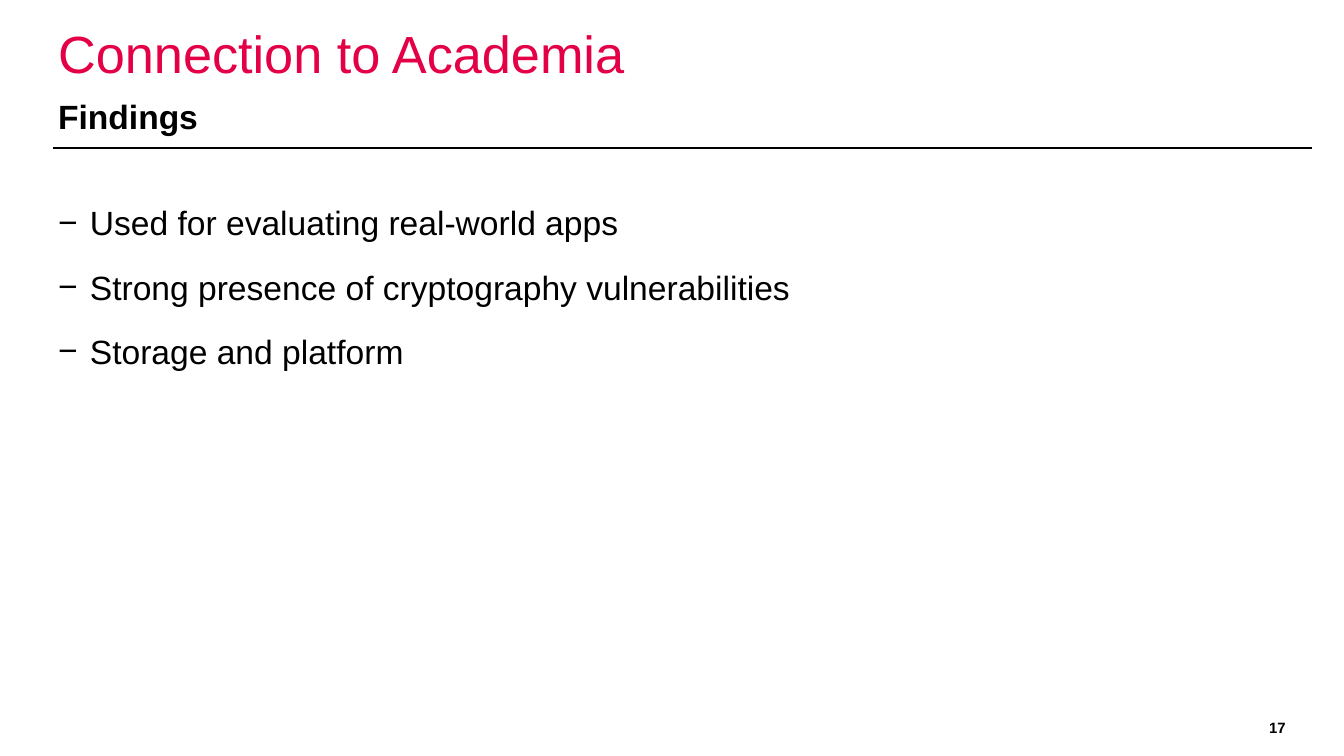
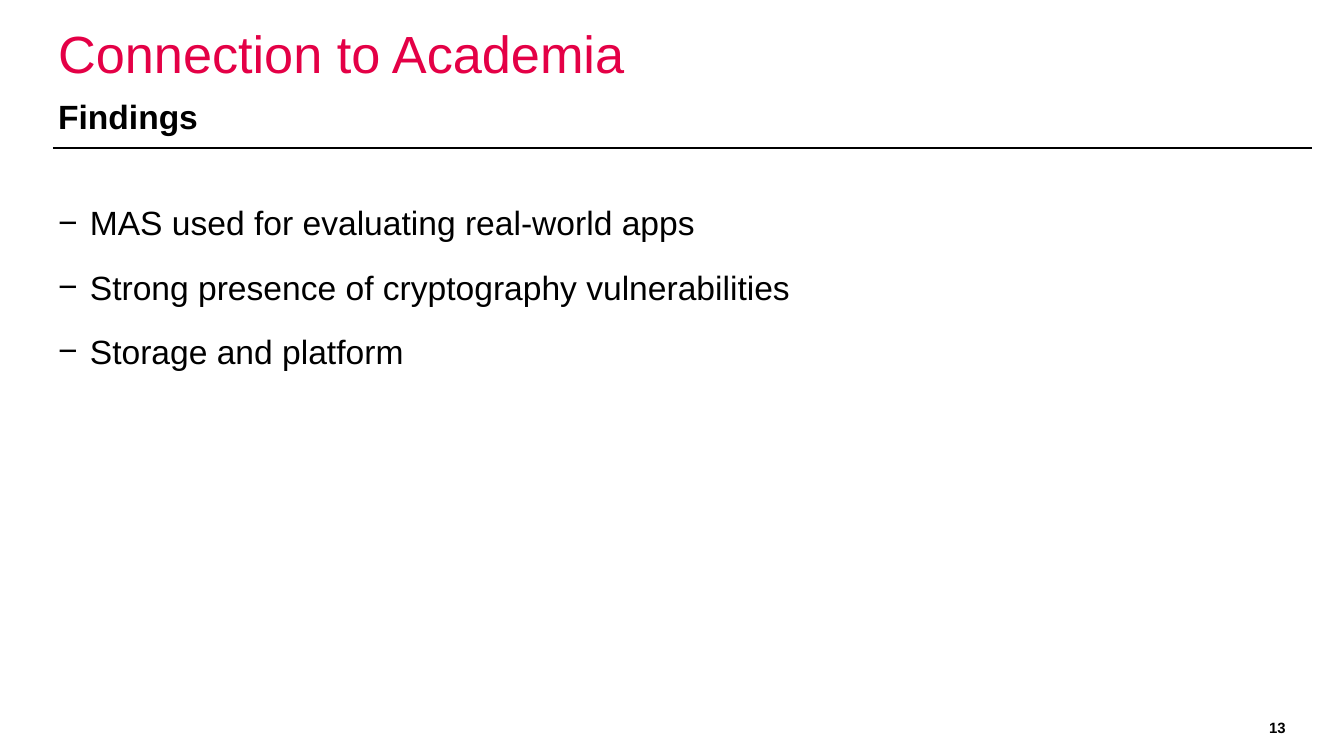
Before and after one commit to domi-cmd/Reference_Application_for_OWASP_MASTG, a slide deck: slide 13 of dev_documents/presentation/ba_thesis_presentation_kronig.pptx (slide 17 before the commit). Drawn at 1344x756 pixels with LibreOffice and Linux fonts; fonts in the diff are those of the drawing; background and template pictures are left out. Boxes give left, top, right and bottom in pixels: in the first picture for what was removed or moved away, otherwise in the second. Text is boxed around its words. In the diff, an @@ line names an element or a change of style, - is before the commit and + after.

```diff
--- a/dev_documents/presentation/ba_thesis_presentation_kronig.pptx
+++ b/dev_documents/presentation/ba_thesis_presentation_kronig.pptx
@@ text at (90, 210, 695, 242): text changed @@
-− Used for evaluating real-world apps
+− MAS used for evaluating real-world apps
@@ page number at (1269, 722, 1286, 733): text changed @@
-17
+13
```
Also in this commit, not shown: 8 other slides changed, 6 slides added, 10 slides removed.
